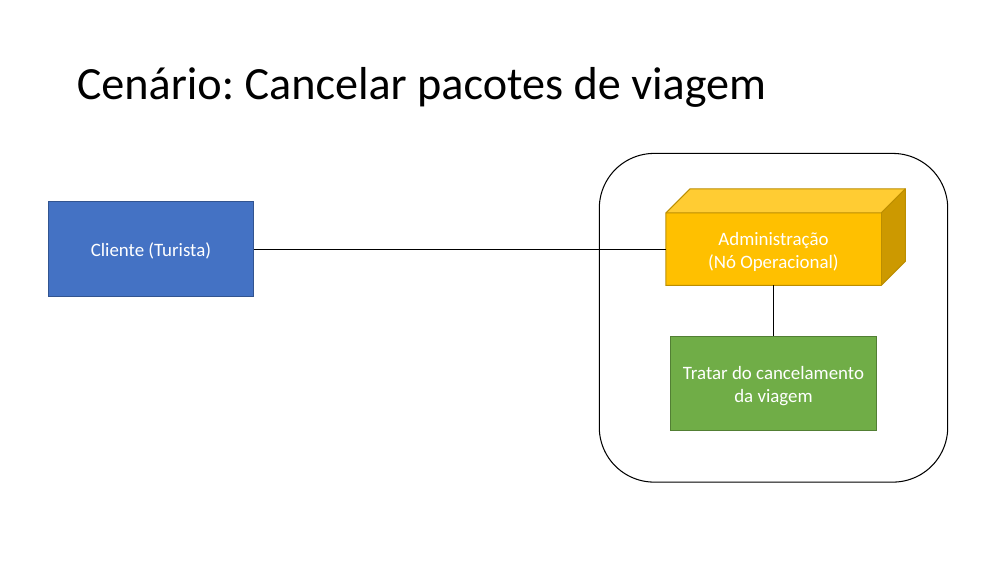
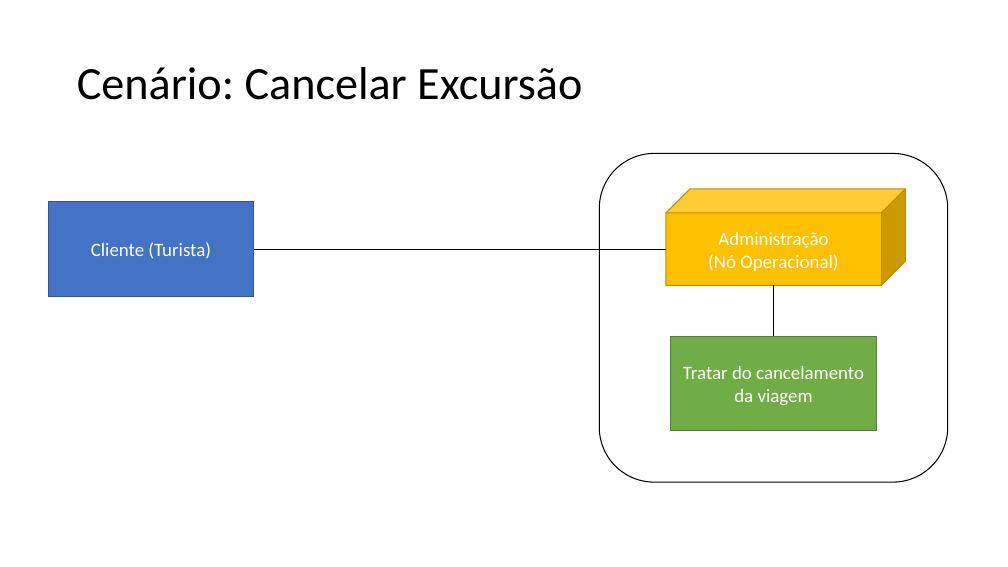
Before and after one commit to Road-on/RoadOn, a slide deck: slide 3 of 15. Arquitetura de Negócio Para Cada Cenário.pptx. Drawn at 1008x567 pixels with LibreOffice and Linux fonts; fonts in the diff are those of the drawing. Boxes give left, top, right and bottom in pixels: in the first picture for what was removed or moved away, otherwise in the second. Text is boxed around its words. In the diff, an @@ line names an element or a change of style, - is before the commit and + after.

```diff
--- a/15. Arquitetura de Negócio Para Cada Cenário.pptx
+++ b/15. Arquitetura de Negócio Para Cada Cenário.pptx
@@ title at (77,67,582,100): text changed @@
-Cenário: Cancelar pacotes de viagem
+Cenário: Cancelar Excursão
```
Also in this commit, not shown: 3 other slides changed, 1 other file.
